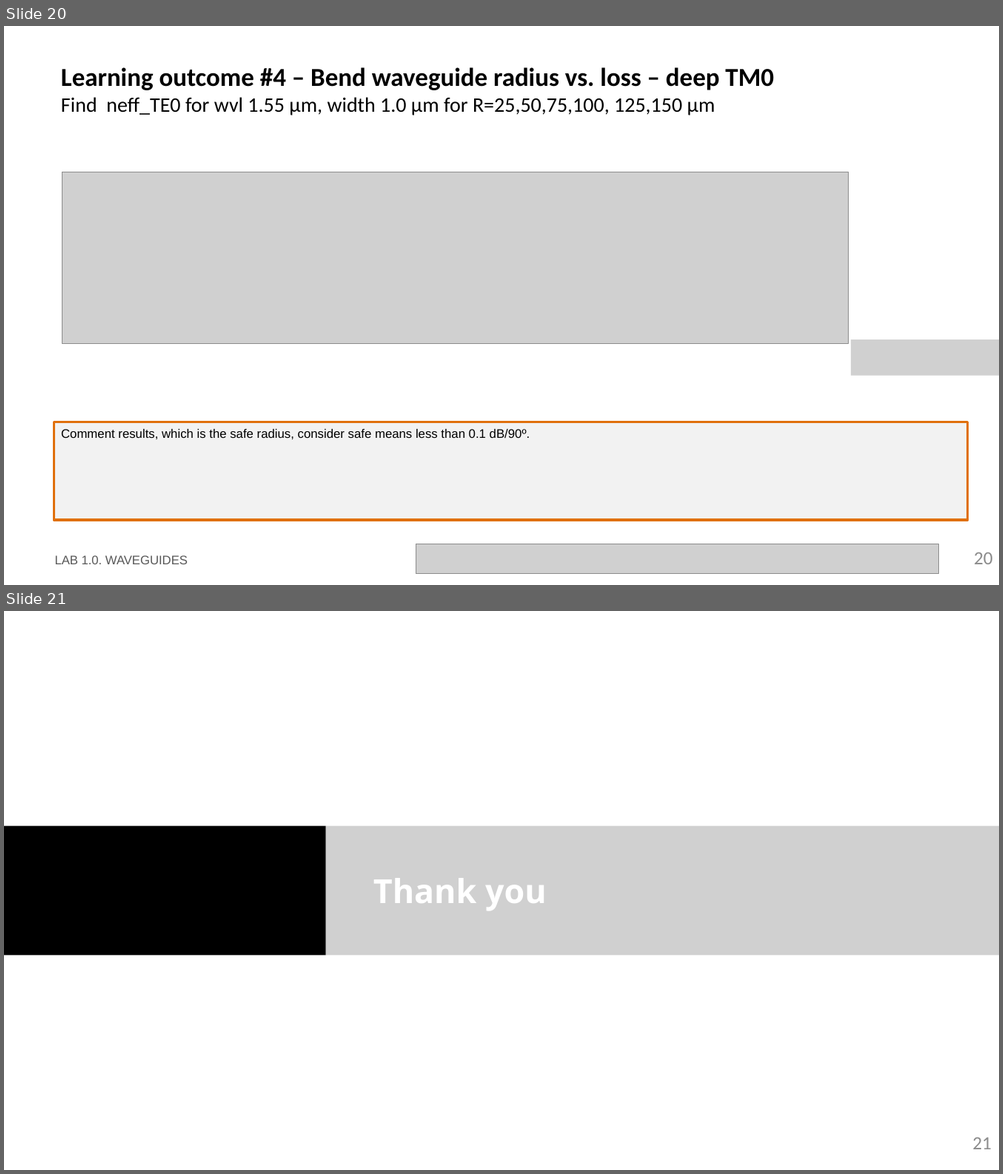
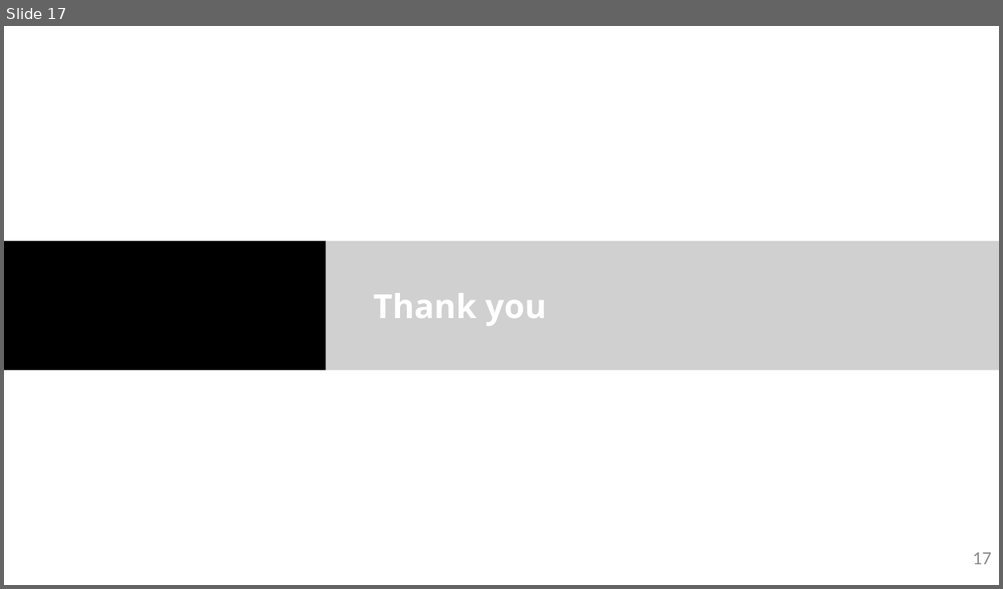
Before and after one commit to RobertoFernandezSevilla/pic-upv-lab1, a slide deck: LabBook_10.pptx. Shown one above the other, each under a label of ours: slides 20 and 21 before the commit, slide 17 after it. The pictures are 1003x1174 and 1003x589 pixels, drawn with LibreOffice and Linux fonts; fonts in the diff are those of the drawing; grey boxes stand for pictures; background and template pictures are left out. Boxes give left, top, right and bottom in pixels: in the first picture for what was removed or moved away, otherwise in the second. Text is boxed around its words. In the diff, an @@ line names an element or a change of style, - is before the commit and + after.

```diff
--- a/LabBook_10.pptx
+++ b/LabBook_10.pptx
@@ slide 20 removed at (4, 26, 999, 585), background #FFFFFF @@
@@ title removed at (61, 67, 774, 116) @@
-Learning outcome #4 – Bend waveguide radius vs. loss – deep TM0
-Find neff_TE0 for wvl 1.55 µm, width 1.0 µm for R=25,50,75,100, 125,150 µm
@@ picture removed at (62, 173, 848, 344) @@
@@ picture removed at (851, 340, 999, 376) @@
@@ rectangle removed at (54, 423, 968, 520) @@
-Comment results, which is the safe radius, consider safe means less than 0.1 dB/90º.
@@ text removed at (55, 556, 188, 565) @@
-LAB 1.0. WAVEGUIDES
@@ picture removed at (416, 545, 939, 574) @@
@@ page number removed at (973, 553, 993, 565) @@
-20
@@ what was slide 21 is now slide 17 @@
@@ page number at (972, 553, 991, 565): text changed @@
-21
+17
```
Also in this commit, not shown: 10 slides changed, 3 other slides removed, 1 other file.
